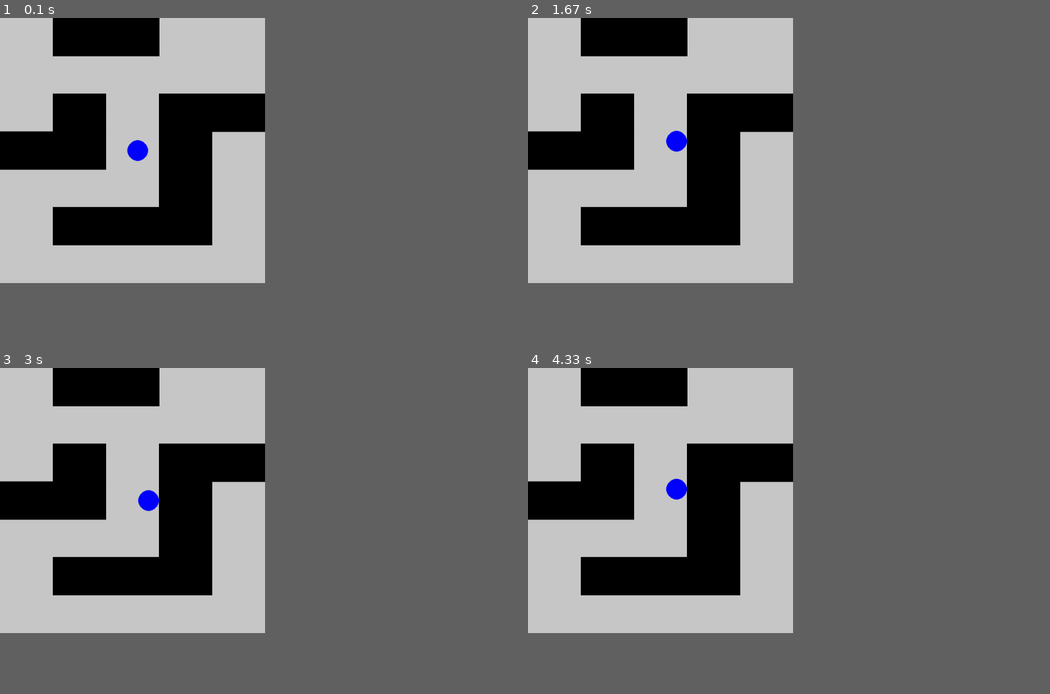
Above: before the commit, frames 1-4 (two rows, left to right).
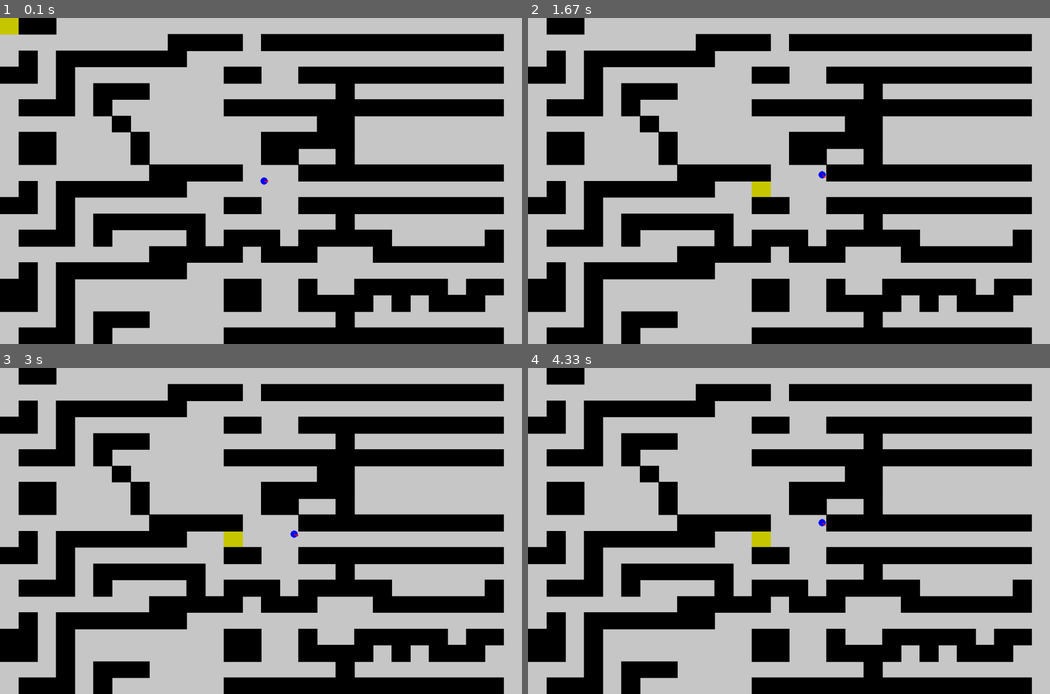
Above: after the commit, the same moments.

Repository: jsarabia/QLearningAStar
Game: pygame game, started from pygameTest.py
Same seed, same stepped clock (60 frames per second), same inputs: the game is played once before the commit and once after it.
Inputs (mouse positions are in pixels of both pictures, inside the frame that each line leads up to):
- Up to frame 1 (0.1 s): no input
- Up to frame 2 (1.67 s): press the mouse at (768, 194) at 0.37 s; move the mouse to (862, 184) at 0.47 s; release the mouse at (956, 171) at 0.6 s; hold Right 0.67-1.13 s; hold Up 1.17-1.47 s; hold Right from 1.5 s (still down)
- Up to frame 3 (3 s): release Right at 1.97 s; hold Left 2-2.53 s; hold Down 2.57-2.87 s; hold Left from 2.9 s (still down)
- Up to frame 4 (4.33 s): release Left at 3.3 s; hold Up 3.33-3.7 s; hold Right from 3.73 s (still down)
In our replay, the window is 457x457 before the commit and 900x562 after it. These sizes can differ from the game's own. Grey fills any space a smaller window leaves; there, only what the larger window draws over its background counts as a difference.

The runs differ from the first frame. In frame 1, 47% of the frame differs, in the area x 0-97%, y 0-100%; in frame 2, 47%; in frame 3, 47%; in frame 4, 47%.

Commit message:
Select goal and display direction of movement

Diff:
--- a/pygameTest.py
+++ b/pygameTest.py
@@ -25,15 +25,48 @@
     def draw(self, screen):
         pygame.draw.polygon(screen, (0,0,0), [(self.xPos-self.width, self.yPos-self.height), (self.xPos-self.width, self.yPos+self.height), (self.xPos+self.width, self.yPos+self.height), (self.xPos+self.width, self.yPos-self.height)])
 
+def drawGoal(xPos,yPos, height, width):
+    pygame.draw.polygon(screen, (200,200,0), [(xPos-width, yPos-height), (xPos-width, yPos+height), (xPos+width, yPos+height), (xPos+width, yPos-height)])
+
+def updateGoal(goal, loc, gridWidth, gridHeight, gridCenterX, gridCenterY):
+    print("hey")
+    (x,y) = loc
+    start = 0
+    xLoc = 0
+    count = 0
+    while 1:
+        if(x >= start and x <= start+gridWidth):
+            break
+        else:
+            xLoc += 1
+            start += gridWidth
+            count+=1
+        if count > 100 :
+            break
+    start = 0
+    yLoc = 0
+    count = 0
+    while 1:
+        if(y >= start and y <= start+gridHeight):
+            break
+        else:
+            yLoc += 1
+            start += gridHeight
+            count+=1
+        if count > 100 :
+            break
+    print(xLoc, yLoc)
+    return (xLoc*gridWidth+gridCenterX, yLoc*gridHeight+gridCenterY)
 
 
+clock = pygame.time.Clock()
 pygame.init()
-size = width, height = 512, 512
+size = width, height = 144*7, 90*7
 screen = pygame.display.set_mode(size)
 xPos, yPos = width/2, height/2
 xPosTry = xPos
 yPosTry = yPos
-vel = 10
+vel = 20
 angle = 0
 g = grid.Grid()
 g.readFile("world.txt")
@@ -45,7 +78,9 @@
 gridWidth = width/xGrid
 gridCenterY = gridHeight/2.0
 gridCenterX = gridWidth/2.0
-radius = 20
+goal = (gridCenterX,gridCenterY)
+radius = int((.5*min(gridCenterX, gridCenterY)))
+clickCount = 0
 for i in range(len(g.world)):
     for j in range(len(g.world[i])):
         if(g.world[i][j] == "x"):
@@ -65,6 +100,10 @@
     if keys[pygame.K_RIGHT]:# or keys[pygame.K_D]:
         angle += 1
     #angle += int(rng.randint(-5,5))
+    if pygame.mouse.get_pressed()[0] and clickCount == 0:
+        pos = pygame.mouse.get_pos()
+        goal = updateGoal(goal, pos, gridWidth, gridHeight, gridCenterX, gridCenterY)
+        clickCount = 20
 
 
     xPosTry = xPos + np.cos(angle*np.pi/180)
@@ -79,6 +118,7 @@
     if(ycol == 0):
         yPos += np.sin(angle*np.pi/180)
 
+
     if(xPos+radius > width):
         xPos = width-radius
     if(yPos+radius > height):
@@ -89,7 +129,13 @@
         yPos = radius
 
     screen.fill((200,200,200))
-    pygame.draw.circle(screen, (0,0,255), (int(xPos), int(yPos)), radius, 0)
+    drawGoal(goal[0], goal[1], gridCenterY, gridCenterX)
     for x in obstacles:
         x.draw(screen)
+    pygame.draw.circle(screen, (0,0,255), (int(xPos), int(yPos)), radius, 0)
+    pygame.draw.line(screen, (255,0,0), (int(xPos),int(yPos)), (int(xPos + np.cos(angle*np.pi/180) * radius), int(yPos + np.sin(angle*np.pi/180)*radius)), 2)
     pygame.display.flip()
+    clock.tick(60)
+
+    if(clickCount > 0):
+        clickCount -= 1
--- a/world.txt
+++ b/world.txt
@@ -1,7 +1,20 @@
--xx--
------
--x-xx
-xx-x-
----xG
--xxx-
------
+-xx-------------------------
+---------xxxx-xxxxxxxxxxxxx-
+-x-xxxxxxx------------------
+xx-x--------xx--xxxxxxxxxxx-
+---x-xxx----------x---------
+-xxx-x------xxxxxxxxxxxxxxx-
+------x----------xx---------
+-xx----x------xxxxx---------
+-xx----x------xx--x---------
+--------xxxxx---xxxxxxxxxxx-
+-x-xxxxxxx------------------
+xx-x--------xx--xxxxxxxxxxx-
+---x-xxxxxx-------x---------
+-xxx-x----x-xxx-xxxxx-----x-
+--------xxxxx-xxx---xxxxxxx-
+-x-xxxxxxx------------------
+xx-x--------xx--x--xxxxx-xx-
+xx-x--------xx--xxxx-x-xxx--
+---x-xxx----------x---------
+-xxx-x------xxxxxxxxxxxxxxx-
